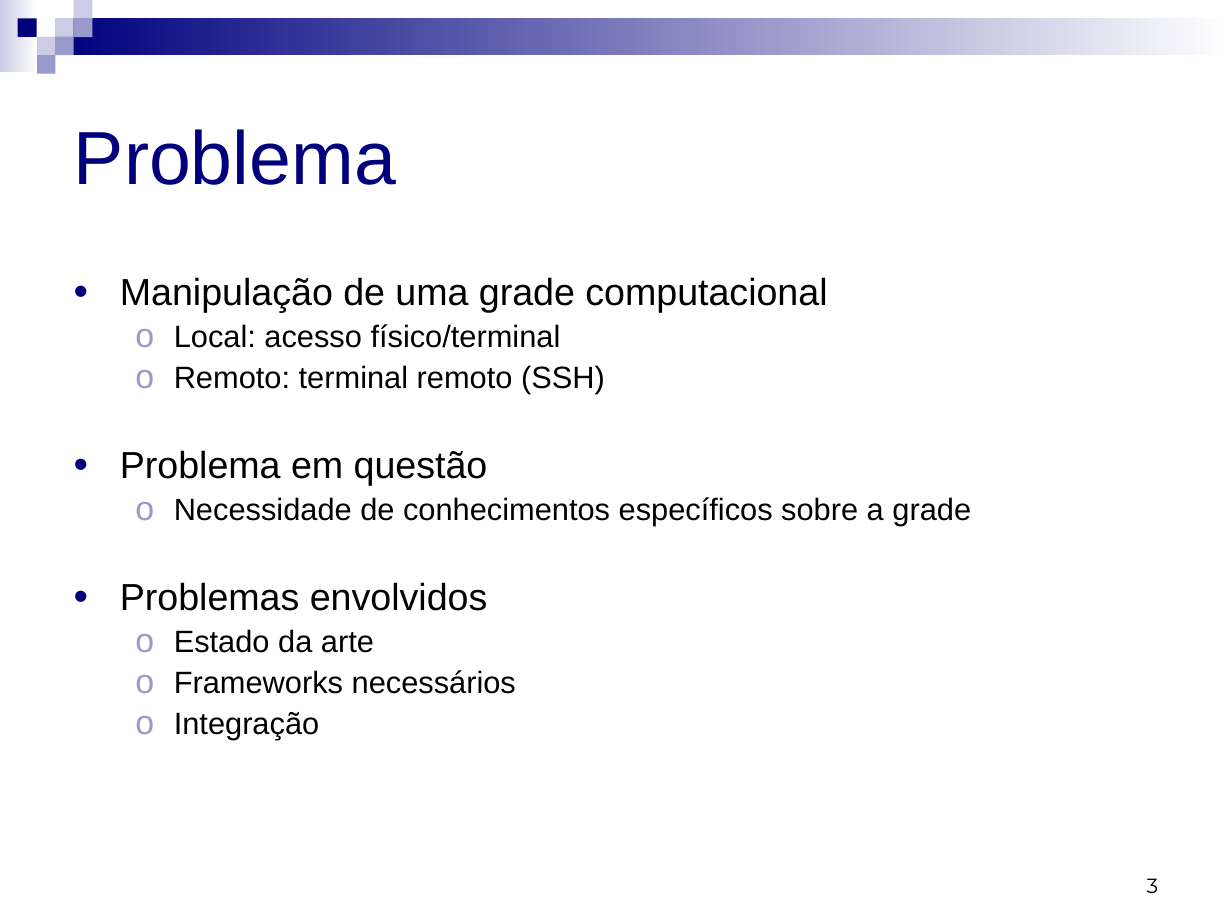
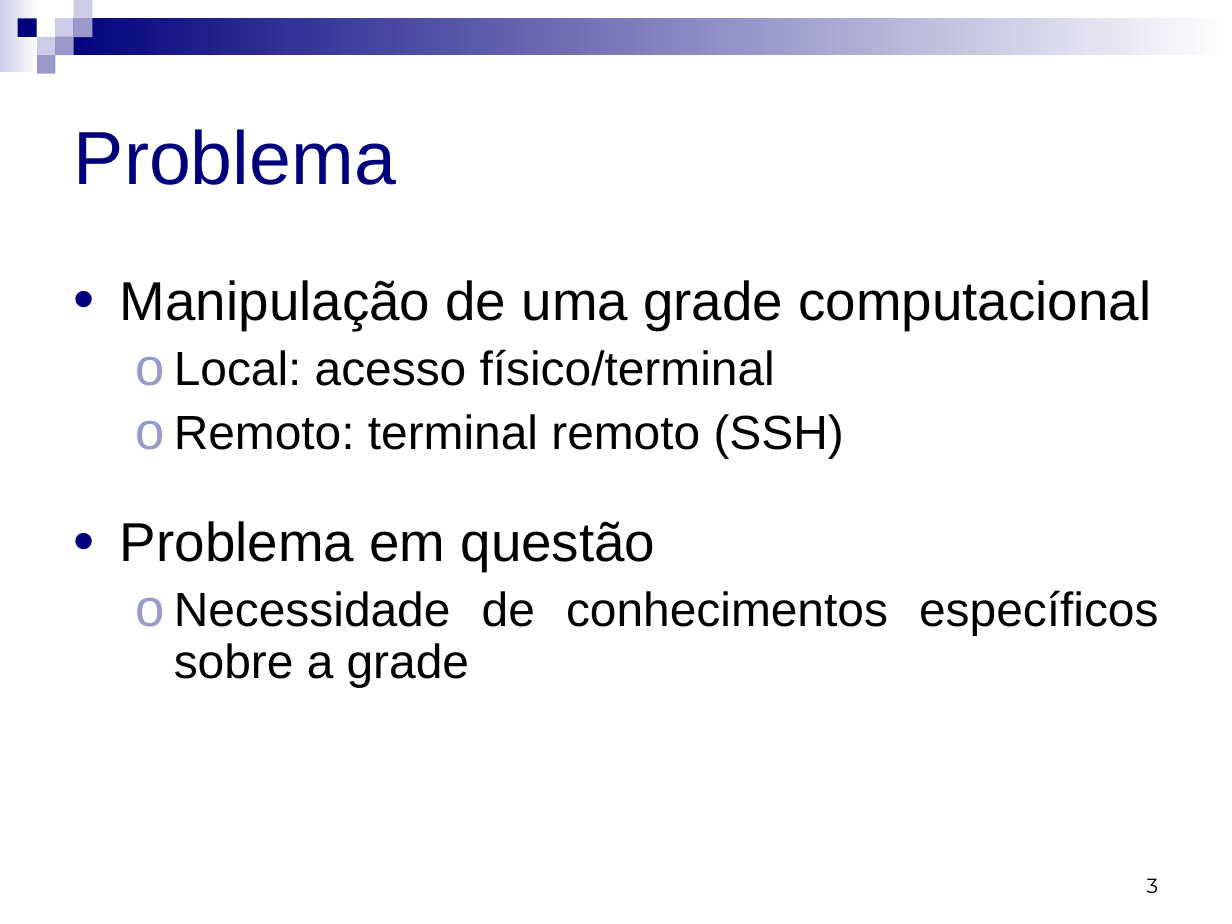
Before and after one commit to micheldavid/tcc-michel, a slide deck: slide 3 of Apresentação/Michel David da Costa - Apresentação.ppt. Drawn at 1232x924 pixels with LibreOffice and Linux fonts; fonts in the diff are those of the drawing. Boxes give left, top, right and bottom in pixels: in the first picture for what was removed or moved away, otherwise in the second. Text is boxed around its words. In the diff, an @@ line names an element or a change of style, - is before the commit and + after.

```diff
--- a/Apresentação/Michel David da Costa - Apresentação.ppt
+++ b/Apresentação/Michel David da Costa - Apresentação.ppt
@@ text "Manipulação de uma grade computacional" at (120, 280, 1158, 687): size 22 to 32 pt in "Manipulação de uma grade computacional", "Problema em questão"; size 18 to 28 pt in "Local: acesso físico/terminal", "Remoto: terminal remoto (SSH)", "Necessidade de conhecimentos específicos sobre a grade"; more space between paragraphs @@
@@ text at (120, 582, 516, 740): paragraphs removed @@
-• Problemas envolvidos
-  ο Estado da arte
-  ο Frameworks necessários
-  ο Integração
```
Also in this commit, not shown: 11 other slides changed, 5 slides added, 1 slide removed.
